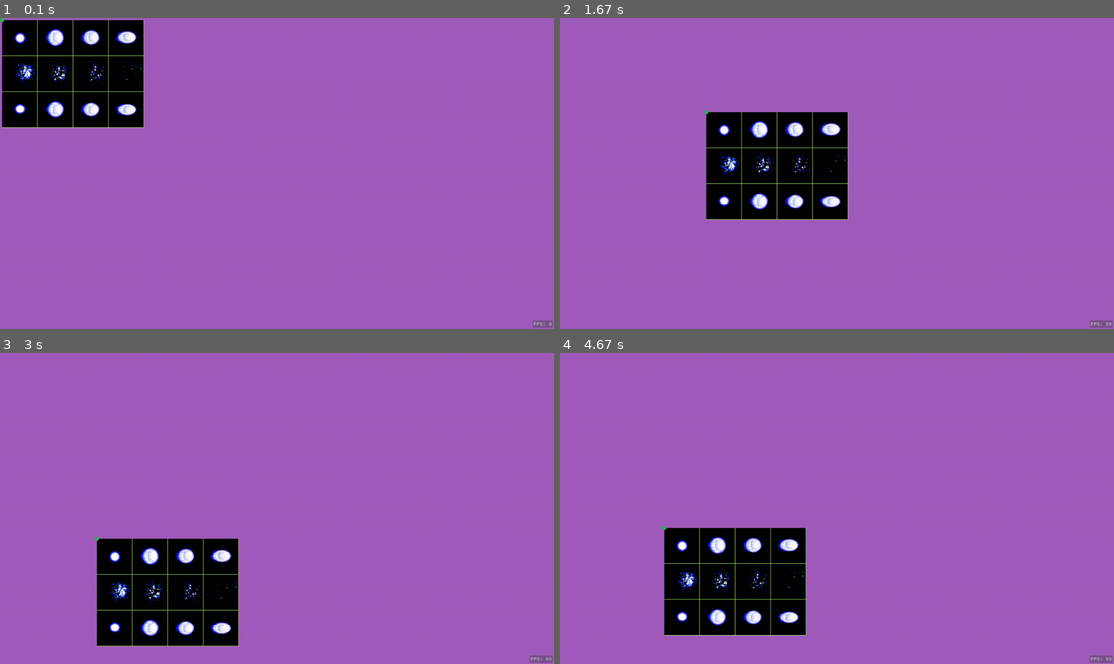
Above: before the commit, frames 1-4 (two rows, left to right).
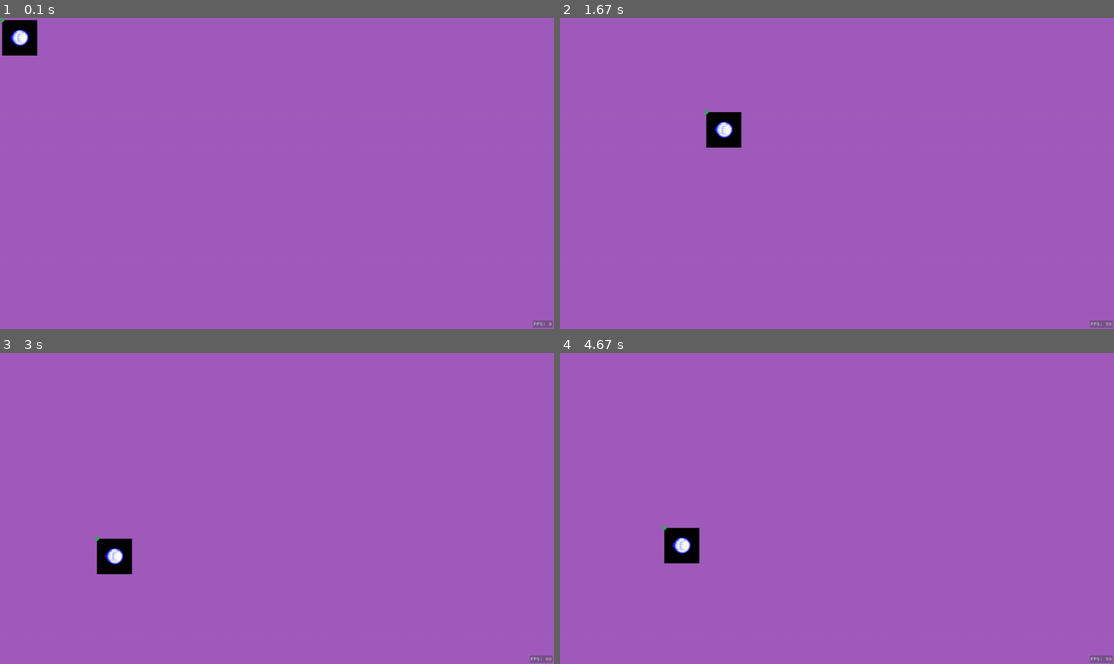
Above: after the commit, the same moments.

Repository: 14thDovePin/Pygame-Project-Template
Game: pygame game, started from main.py
Same seed, same stepped clock (60 frames per second), same inputs: the game is played once before the commit and once after it.
Inputs (mouse positions are in pixels of both pictures, inside the frame that each line leads up to):
- Up to frame 1 (0.1 s): no input
- Up to frame 2 (1.67 s): click (837, 173) at 0.38 s; click (892, 241) at 0.72 s; click (1041, 282) at 1.05 s; click (704, 111) at 1.38 s
- Up to frame 3 (3 s): click (277, 545) at 1.72 s; click (199, 443) at 2.05 s; click (470, 589) at 2.38 s; click (94, 539) at 2.72 s
- Up to frame 4 (4.67 s): click (676, 449) at 3.05 s; click (704, 561) at 3.38 s; click (1036, 580) at 3.72 s; click (670, 623) at 4.05 s; click (665, 527) at 4.38 s

The runs differ from the first frame. In frame 1, 8.3% of the frame differs, in the area x 0-26%, y 0-36%; in frame 2, 8.4%, in the area x 26-53%, y 30-66%; in frame 3, 8.3%; in frame 4, 8.3%.

Commit message:
Created a sprite sheet divider function.
Changes
- Created `utils` directory.
- Movde the following files into `utils`:
  + configuration.py
  + fonts.py
- Created `utils\subdivide_sprite.py`.
- Added function `subdivide_sprite` in `subdivide_sprite.py`.
- Refactored code.

Diff:
--- a/COMMITLOGS.txt
+++ b/COMMITLOGS.txt
@@ -1,3 +1,16 @@
+Created a sprite sheet divider function.
+
+Changes
+- Created `utils` directory.
+- Movde the following files into `utils`:
+  + configuration.py
+  + fonts.py
+- Created `utils\subdivide_sprite.py`.
+- Added function `subdivide_sprite` in `subdivide_sprite.py`.
+- Refactored code.
+
+
+
 Rendered sprite of orbiting ship.
 
 Changes
--- a/display_debug.py
+++ b/display_debug.py
@@ -1,7 +1,7 @@
 from pygame import Color
 from pygame.draw import rect as draw_rect
 
-from fonts import CreateText
+from utils.fonts import CreateText
 
 
 def _debug_surface(self):
--- a/main.py
+++ b/main.py
@@ -2,7 +2,7 @@
 
 import pygame
 
-from configuration import ParseConfig
+from utils.configuration import ParseConfig
 
 
 """ TODO
--- a/objects/object_template.py
+++ b/objects/object_template.py
@@ -22,6 +22,7 @@
         """Update object."""
         # Update position.
         # Update vector.
+        # Update rectangle.
 
     def blit(self, surface):
         """Blit object on surface."""
--- a/objects/orbiting_ship.py
+++ b/objects/orbiting_ship.py
@@ -2,6 +2,8 @@
 from pygame.math import Vector2
 from pygame.sprite import Sprite
 from pygame import mouse  # TODO: Remove | TestingOnly
+
+from utils.subdivide_sprite import subdivide_sprite
 
 
 # Spritesheet DIR
@@ -16,6 +18,7 @@
         # Load image or create shape.
         sprite_sheet = load_image(SS_DIR)
         self.image = sprite_sheet
+        self.sprites = subdivide_sprite(sprite_sheet, 81,82)
 
         # Create object rectangle.
         self.rect = sprite_sheet.get_rect()
@@ -24,10 +27,13 @@
 
     def _set_attributes(self):
         """Set the object's initial or spawn attributes."""
-        # Create position & velocity vector.
+        # Create and set position & velocity vector.
         init_value = 0, 0
         self.pos = Vector2(init_value)
         self.vect = Vector2(init_value)
+
+        # Set rectangle.
+        self.rect.bottomright = self.rect.topleft
 
     def update(self):
         """Update object."""
@@ -39,4 +45,4 @@
     def blit(self, surface):
         """Blit object on surface."""
         # Blit on surface.
-        surface.blit(self.image, self.rect)
+        surface.blit(self.sprites[9], self.rect)
--- /dev/null
+++ b/utils/subdivide_sprite.py
@@ -0,0 +1,47 @@
+from pygame import Rect
+
+
+def subdivide_sprite(sprite_sheet, width, height, border=1):
+    """Return a list of divided sprites.
+
+    Attributes
+    ----------
+    sprite_sheet : pygame.Surface
+        Sprite Sheet
+    width : int (px)
+        Sprite Sheet Width
+    height : int (px)
+        Sprite Sheet Height
+    border : int (px)
+        Border Between Sprites
+
+    Notes
+    -----
+    Divides sprite sheet from left-right and top-bottom.
+    """
+    sprites = []
+    ss_rect = sprite_sheet.get_rect()
+
+    # Set cell values.
+    print(width, border)
+    print(height, border)
+    cwidth = width+border
+    cheight = height+border
+
+    # Check spritesheet divisibility.
+    x_div = ss_rect.width % cwidth
+    y_div = ss_rect.height % cheight
+
+    if x_div != 0 or y_div != 0:
+        error_message = 'SpriteSheetDivisionError\n\t'
+        error_message += 'Sprite sheet division result irrational.'
+        raise ValueError(error_message)
+
+    # Loop & store sprites.
+    for y in range(0, ss_rect.height, cheight):
+        for x in range(0, ss_rect.width, cwidth):
+            sprite_rect = Rect(x, y, width, height)
+            sprite = sprite_sheet.subsurface(sprite_rect)
+            sprites.append(sprite)
+
+    return sprites
Renamed: configuration.py -> utils/configuration.py
Renamed: fonts.py -> utils/fonts.py
